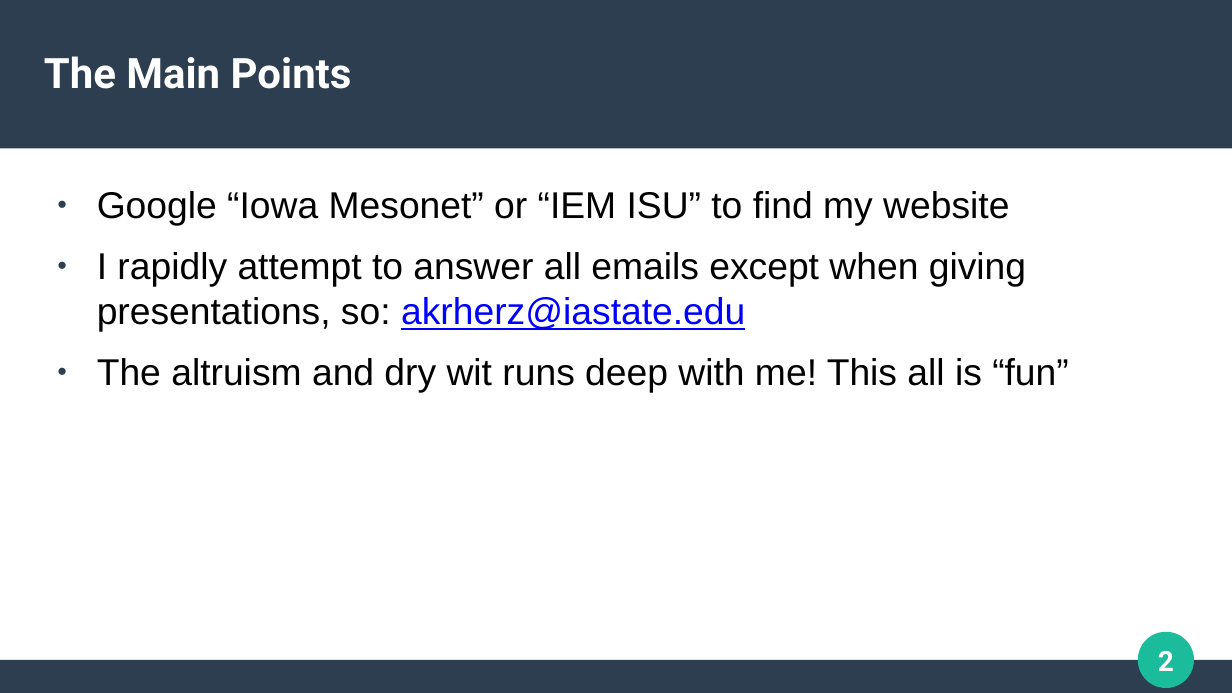
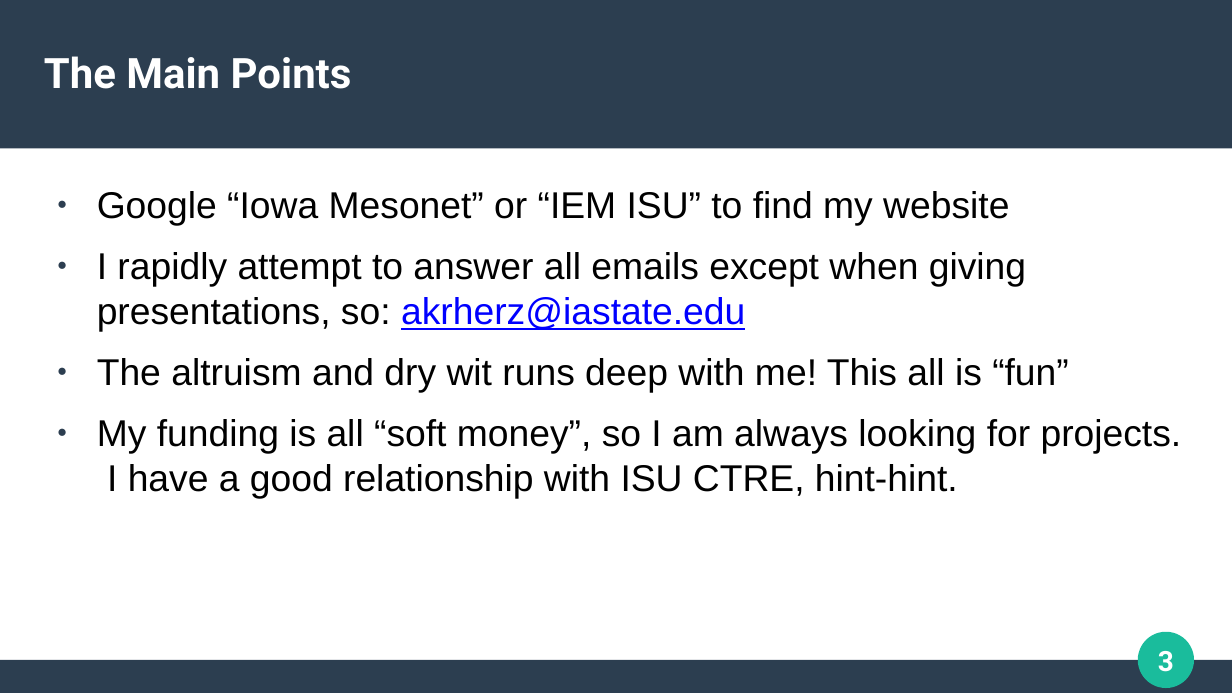
Before and after one commit to akrherz/akrherz, a slide deck: slide 3 of presentations/250508_dps/introslides.pptx (slide 2 before the commit). Drawn at 1232x693 pixels with LibreOffice and Linux fonts; fonts in the diff are those of the drawing. Boxes give left, top, right and bottom in pixels: in the first picture for what was removed or moved away, otherwise in the second. Text is boxed around its words. In the diff, an @@ line names an element or a change of style, - is before the commit and + after.

```diff
--- a/presentations/250508_dps/introslides.pptx
+++ b/presentations/250508_dps/introslides.pptx
@@ text at <box>97,419,1182,499</box>: paragraph added @@
+● My funding is all “soft money”, so I am always looking for projects. I have a good relationship with ISU CTRE, hint-hint.
@@ page number at <box>1158,651,1174,672</box>: text changed @@
-2
+3
```
Also in this commit, not shown: 3 other slides changed, 1 slide added, 1 other file.
